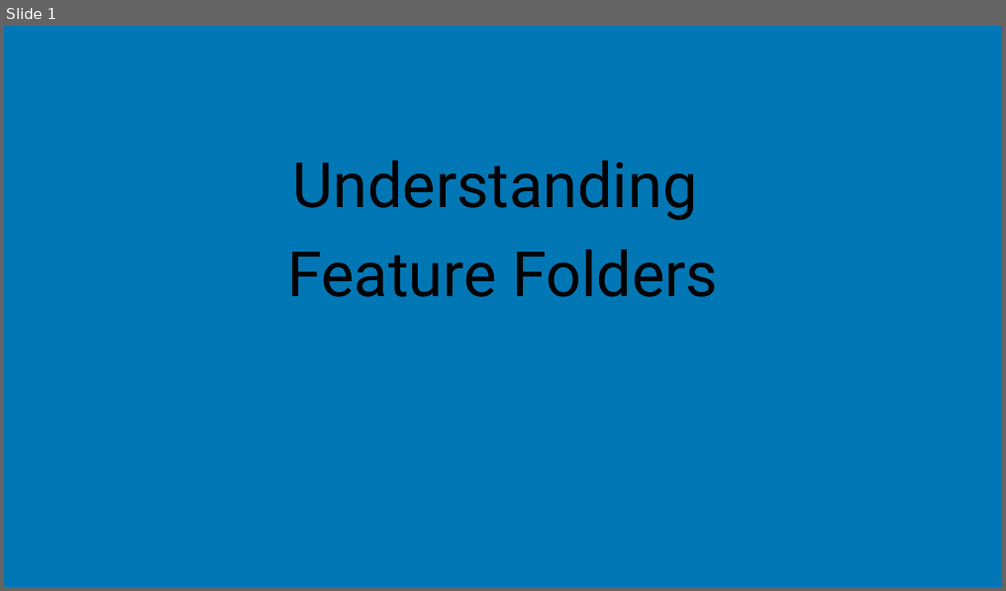
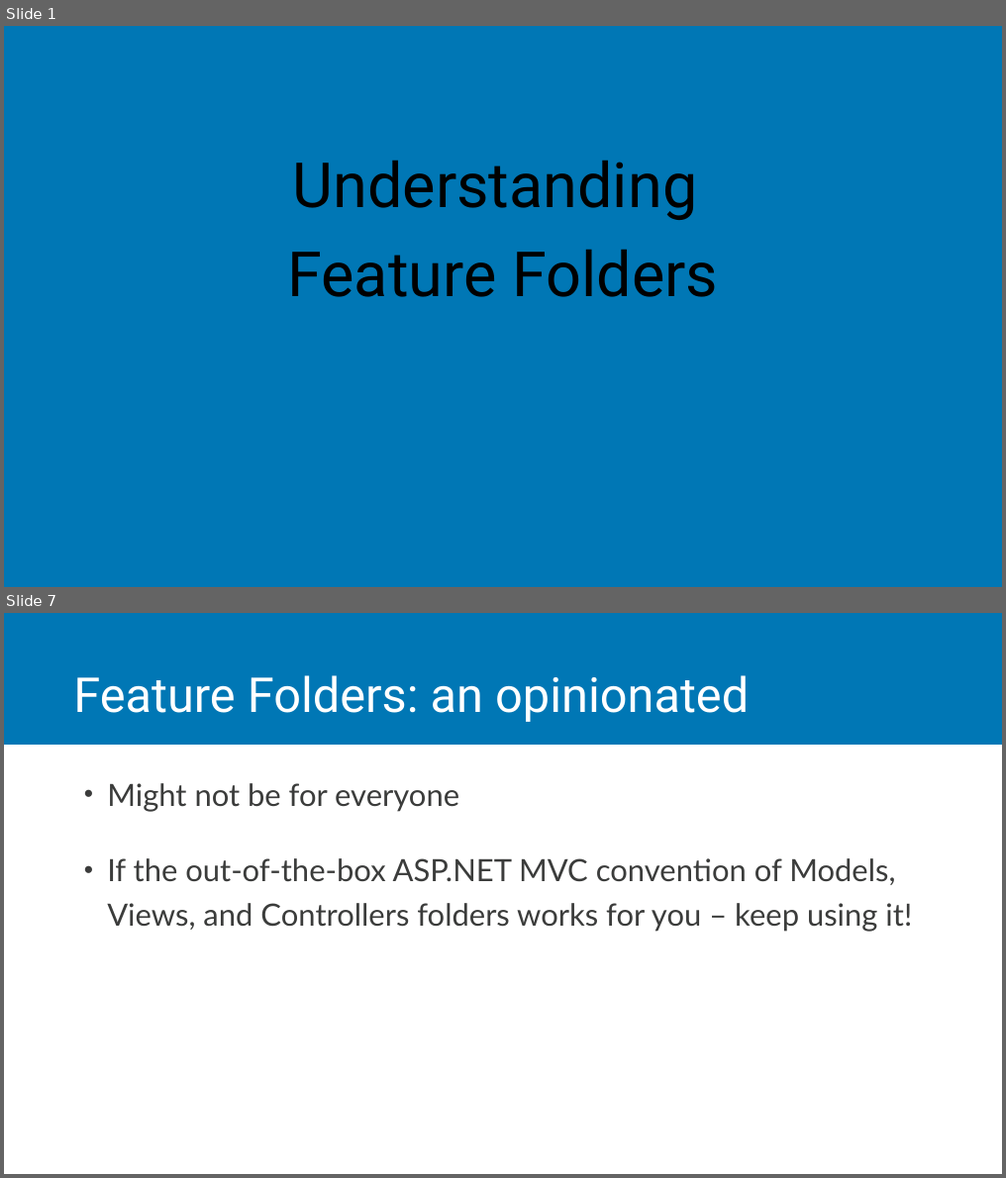
Before and after one commit to jchadwick/CustomizingAspNetMvc, a slide deck: 07_01-FeatureFolders.pptx. Shown one above the other, each under a label of ours: slide 1 before the commit, slides 1 and 7 after it; the slides between them are not shown. The pictures are 1006x591 and 1006x1178 pixels, drawn with LibreOffice and Linux fonts; fonts in the diff are those of the drawing. Boxes give left, top, right and bottom in pixels: in the first picture for what was removed or moved away, otherwise in the second. Text is boxed around its words. In the diff, an @@ line names an element or a change of style, - is before the commit and + after.

Commit message:
Updating Feature Folders

```diff
--- a/07_01-FeatureFolders.pptx
+++ b/07_01-FeatureFolders.pptx
@@ slide 7 added at <box>4,613,1002,1174</box>, background #FFFFFF @@
@@ rectangle added at <box>4,613,1002,745</box>, fill #0077B5 @@
@@ title added at <box>73,675,748,792</box>, 46.4 pt, text #FFFFFF @@
+Feature Folders: an opinionated approach
@@ text added at <box>107,783,912,932</box>, 29.5 pt, text #3B3C3B @@
+• Might not be for everyone
+• If the out-of-the-box ASP.NET MVC convention of Models, Views, and Controllers folders works for you – keep using it!
```
Also in this commit, not shown: 5 other slides added, 8 slides removed, 1 other file.
